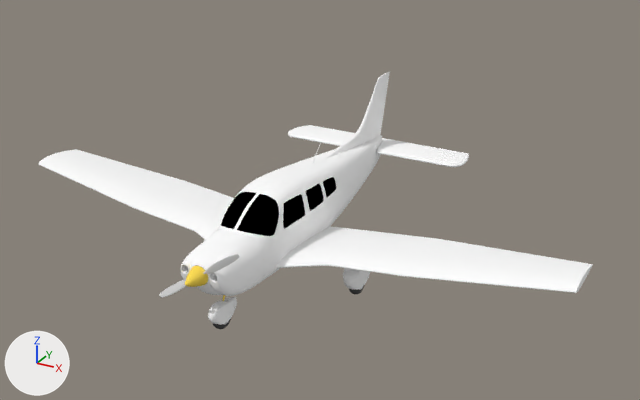
Before and after pictures for a commit that changed the Blender file Models/pa28-181.blend.
Camera for both pictures: a 50 mm lens placed at (7.48, -13.0, 6.58), pointed at (0.28, 0.09, 0.04). Lighting does not change. The marker at lower left points along +X, +Y and +Z.

The first picture shows 'appendages', 'cowling', 'elevator', 'elevator trim tab', 'fuselage', 'left main fairing', 'nose gear fairing', 'rudder', 'vertical stabilizer', 'windshield', 'wings'.
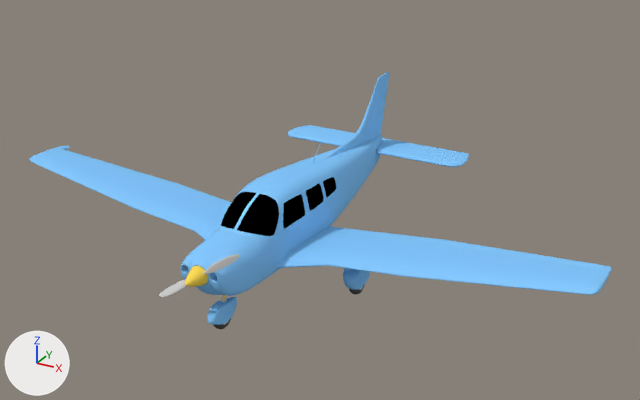
Edits to the bpy script that builds the scene:
```text
Change mat_body:
    mat_body.base_color: (1.0, 1.0, 1.0) -> (0.236, 0.585, 1.0)  # white #ffffff -> blue #85c9ff
Change me_wings:
    used by ob_wings; parent = ob_cg; location = (0.0, -0.9, -0.31)
    remove me_wings.from_pydata(...)  # 32 vertices, 25 faces; spans x 0.5..5.3, y -1.05..0.9, z -0.18..0.58
    add me_wings.from_pydata(...)  # 74 vertices, 70 faces; spans x 0.5..5.62, y -1.05..0.9, z -0.18..0.59
    me_wings part 1: 10 vertices removed from x 1.34..5.3, y -0.45..0.9, z 0.0..0.58; 52 vertices added at x 0.5..5.62, y -1.01..0.9, z -0.16..0.59
Add me_left_aileron:
    me_left_aileron.from_pydata([(0.0, 0.24, -0.02), (2.74, -0.02, 0.3), (0.0, 0.0, -0.03), (0.0, 0.0, 0.03), (2.74, -0.24, 0.28), (2.74, -0.24, 0.33), (0.0, -0.02, -0.02), (0.0, -0.03, 0.0), (0.0, -0.02, 0.02), (2.74, -0.26, 0.33), (2.74, -0.26, 0.31), (2.74, -0.26, 0.29)], [], [(0, 2, 6, 7, 8, 3), (9, 5, 3, 8), (1, 5, 9, 10, 11, 4), (1, 0, 3, 5), (0, 1, 4, 2), (4, 11, 6, 2), (11, 10, 7, 6), (10, 9, 8, 7)])
    me_left_aileron.polygons.foreach_set('use_smooth', [True] * 8)
    me_left_aileron.materials.append(mat_body)  # blue #85c9ff
Add ob_left_aileron:
    ob_left_aileron = bpy.data.objects.new('left aileron', me_left_aileron)
    ob_left_aileron.location = (2.7, -0.24, -0.13)
    _m = ob_left_aileron.modifiers.new('EdgeSplit', 'EDGE_SPLIT')
    _m.use_edge_angle = False
```

Location of each change, (x1, y1, x2, y2) in pixels of the pictures (640 x 400 px):
'wings', recoloured, reshaped (white to blue): before (38, 149, 593, 293); after (29, 146, 612, 295)
'fuselage', recoloured (white to blue): (217, 135, 382, 282) in both
'cowling', recoloured (white to blue): (181, 230, 264, 296) in both
'elevator', recoloured (white to blue): (288, 125, 469, 167) in both
'vertical stabilizer', recoloured (white to blue): (322, 71, 390, 159) in both
'left aileron', added (blue): after (436, 239, 602, 270)
'nose gear fairing', recoloured (white to blue): (208, 297, 237, 325) in both
'left main fairing', recoloured (white to blue): (343, 268, 370, 289) in both
'left flap', now drawn: after (328, 227, 441, 243)
'rudder', recoloured (white to blue): (375, 78, 389, 137) in both
'elevator trim tab', recoloured (white to blue): (327, 129, 445, 151) in both
'appendages', recoloured: (250, 136, 346, 185) in both
'door', recoloured: (242, 178, 258, 190) in both
